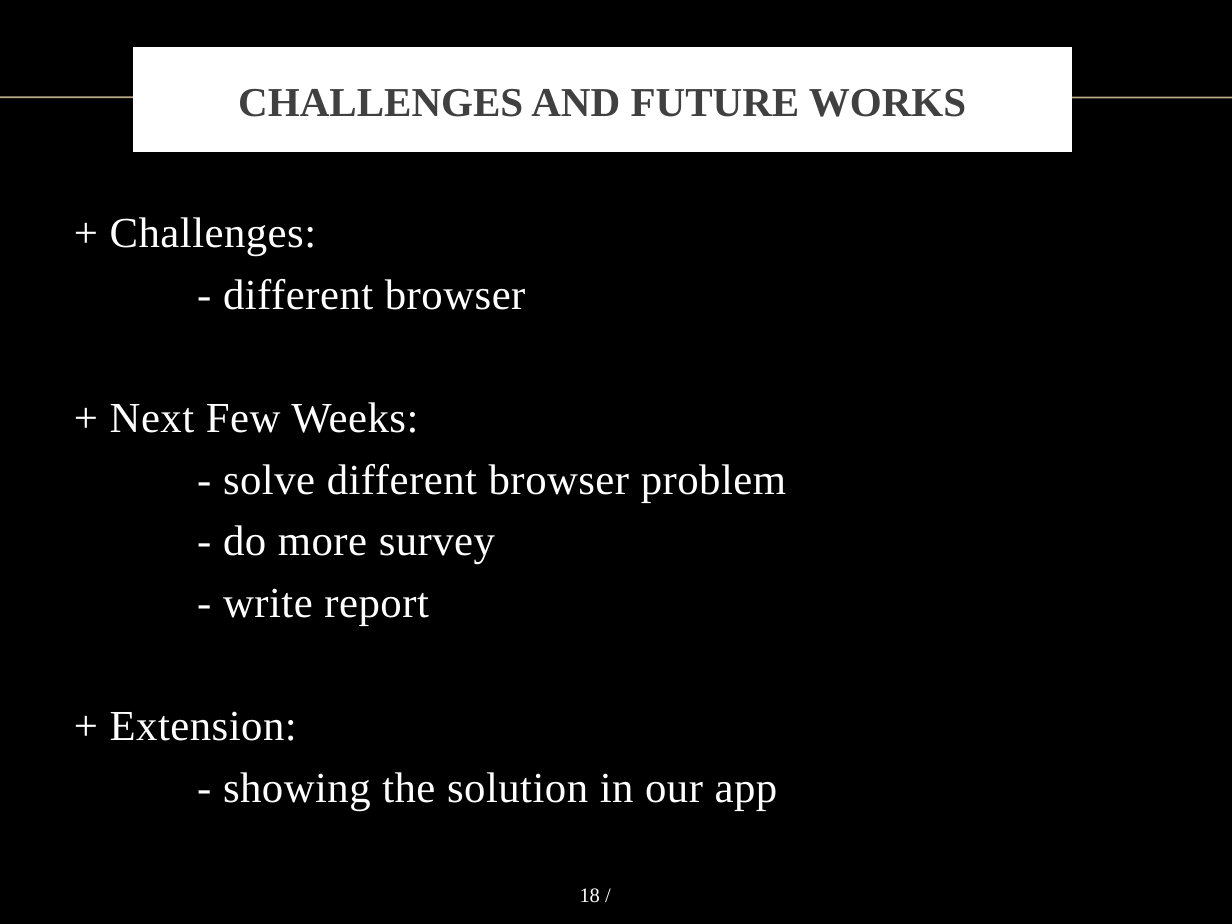
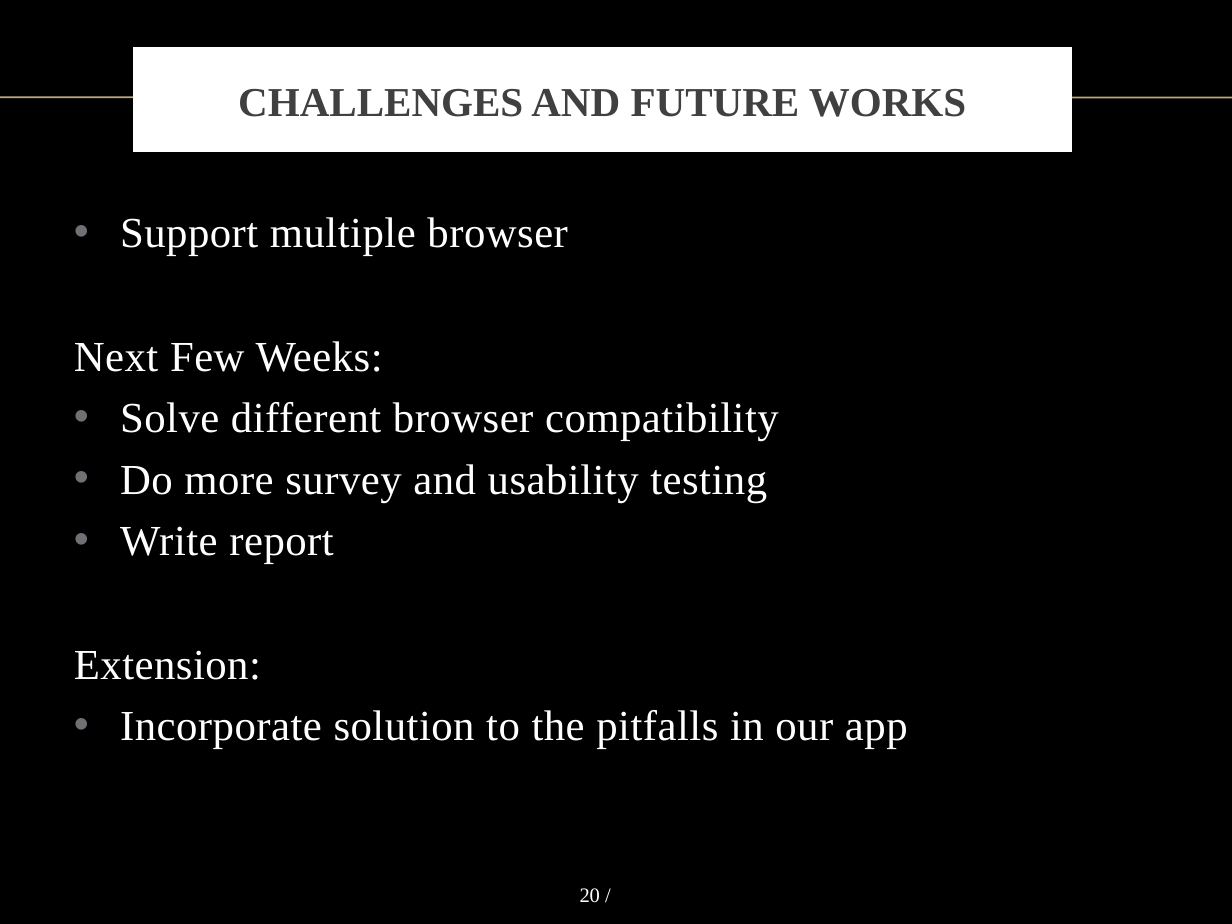
Before and after one commit to vong-srey/Paravantage, a slide deck: slide 20 of Presentation.pptx (slide 18 before the commit). Drawn at 1232x924 pixels with LibreOffice and Linux fonts; fonts in the diff are those of the drawing; background and template pictures are left out. Boxes give left, top, right and bottom in pixels: in the first picture for what was removed or moved away, otherwise in the second. Text is boxed around its words. In the diff, an @@ line names an element or a change of style, - is before the commit and + after.

```diff
--- a/Presentation.pptx
+++ b/Presentation.pptx
@@ text at bbox=[74, 217, 908, 749]: text changed @@
-+ Challenges:
-- different browser
-+ Next Few Weeks:
-- solve different browser problem
-- do more survey
-- write report
-+ Extension:
-- showing the solution in our app
+• Support multiple browser
+Next Few Weeks:
+• Solve different browser compatibility
+• Do more survey and usability testing
+• Write report
+Extension:
+• Incorporate solution to the pitfalls in our app
@@ page number at bbox=[580, 888, 600, 903]: text changed @@
-18 /
+20 /
```
Also in this commit, not shown: 5 other slides changed, 2 slides added.
